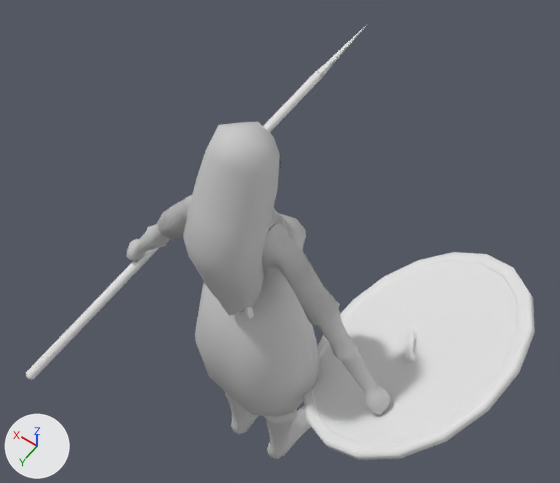
Before and after pictures for a commit that changed the FBX model Utangard/Assets/Animations/Heroes/Eir/Anim_Eir_02.FBX.
One viewpoint serves both versions: a 50 mm lens placed at (-0.74, 0.879, 2.656), pointed at (0.089, -0.281, 0.832). The axes (+X, +Y, +Z) are drawn at lower left. The lights are the same throughout. Where no turn or scale is listed for an object, it has been applied to the vertices.

Objects in the first picture: 'Mesh_Accesories001', 'Mesh_Body', 'Mesh_Shield', 'Mesh_Spear'.
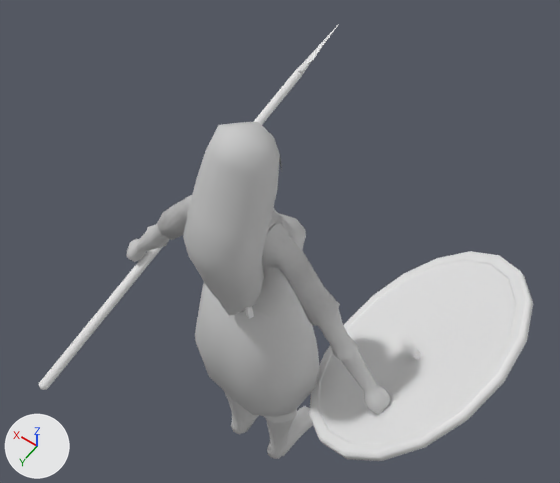
The change, as a list of edits to the scene's bpy script:
```text
Change ob_mesh_shield:
    ob_mesh_shield.location: (1.694, -7.519, 2.185) -> (-1.034, -6.532, 0.248)
    ob_mesh_shield.rotation_euler: (-2.119, -1.238, 0.509) -> (-1.36, 2.401, 0.025)  # degrees (-121, -71, 29) -> degrees (-78, 138, 1.4)
Change ob_mesh_spear:
    ob_mesh_spear.location: (-0.27, 0.412, 0.738) -> (0.0, 0.0, 0.0)
    ob_mesh_spear.rotation_euler: (-1.588, 0.0845, -1.099) -> (-1.665, 0.228, -1.254)  # degrees (-91, 4.8, -63) -> degrees (-95, 13, -72)
```

Boxes [x1, y1, x2, y2] around the edits, measured in the pictures (560 x 483 px):
'Mesh_Shield', moved, turned
    before: [303, 252, 535, 460]
    after: [309, 251, 533, 461]
'Mesh_Spear', moved, turned
    before: [26, 25, 367, 380]
    after: [39, 24, 339, 390]
